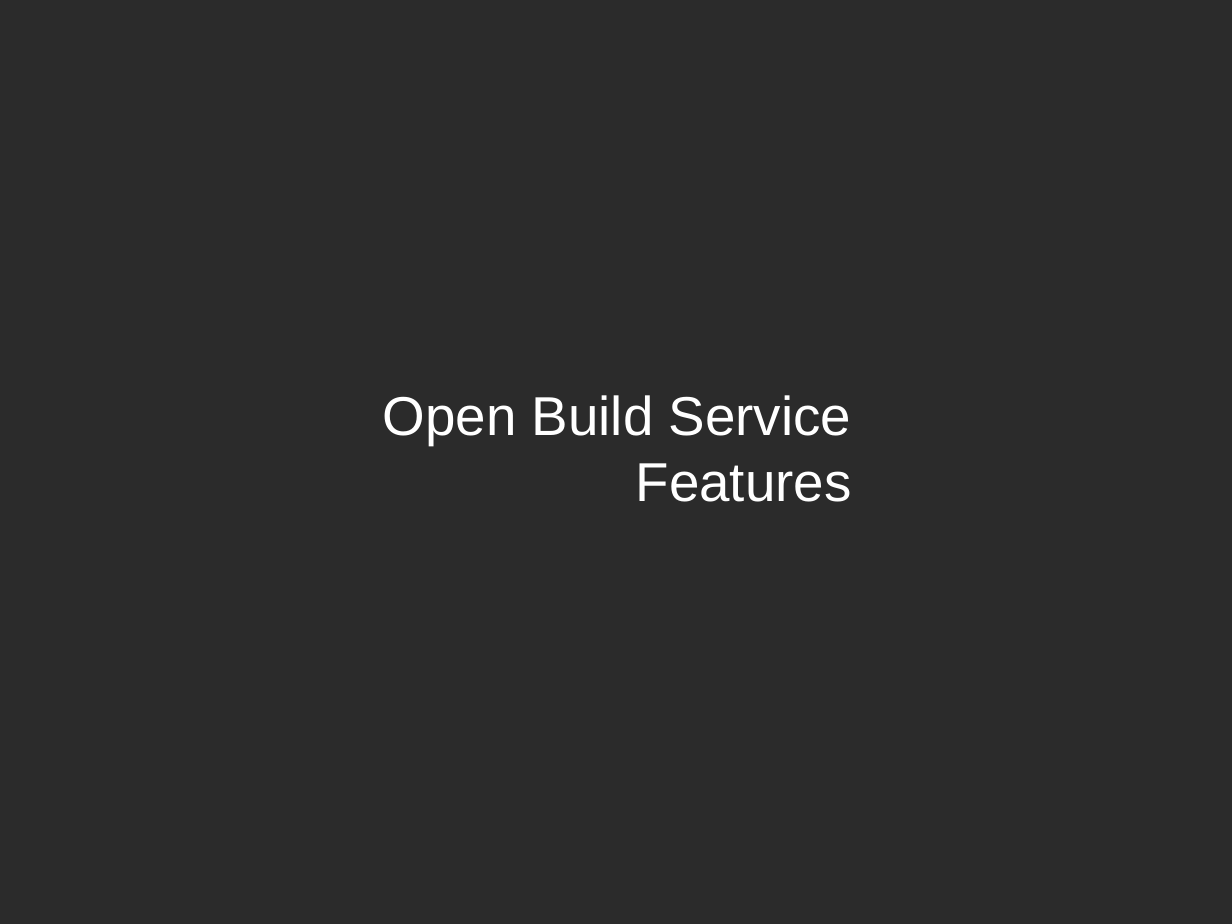
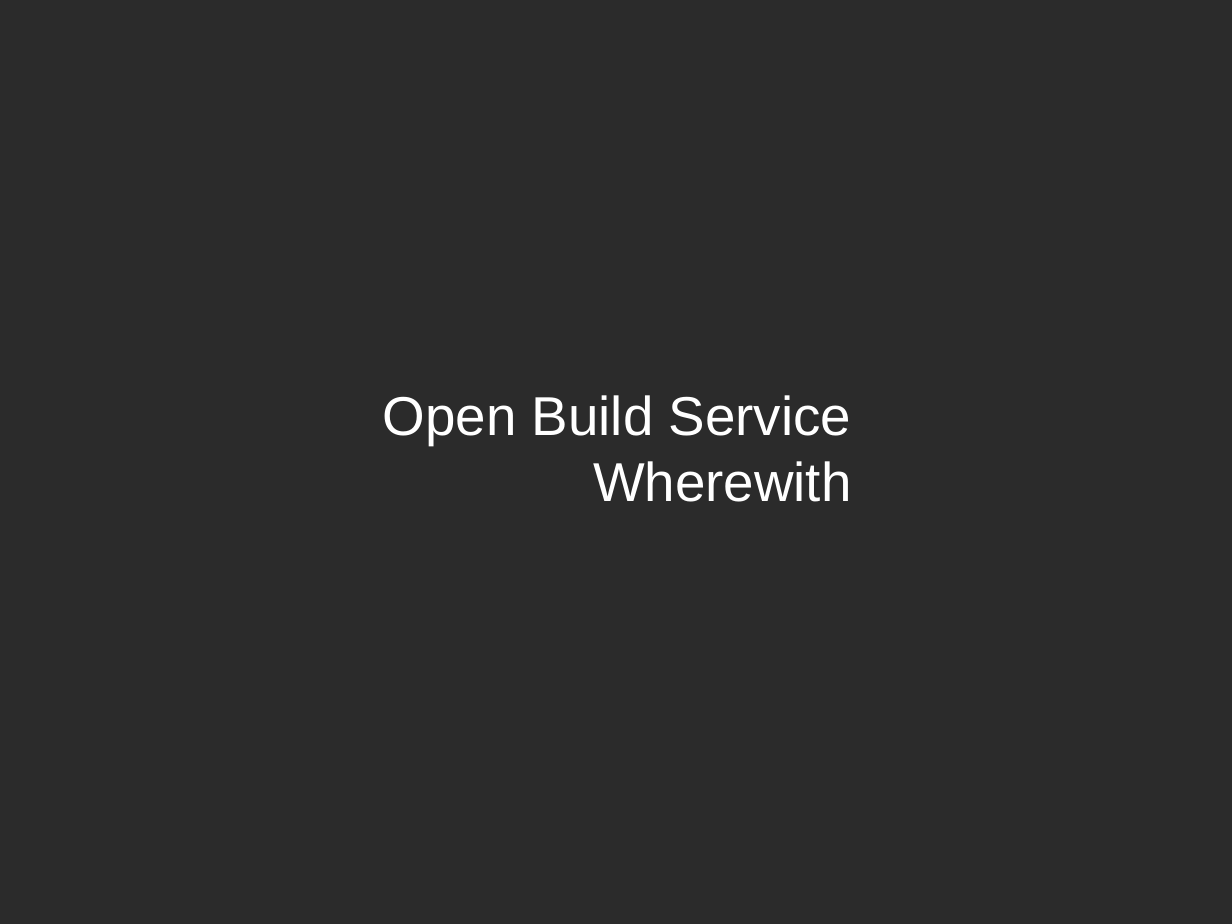
Before and after one commit to openSUSE/obs-landing, a slide deck: slide 20 of files/talks/OBS-Facts-Features-Future.odp (slide 18 before the commit). Drawn at 1232x924 pixels with LibreOffice and Linux fonts; fonts in the diff are those of the drawing; background and template pictures are left out; a plain dark background stands for a picture behind light text. Boxes give left, top, right and bottom in pixels: in the first picture for what was removed or moved away, otherwise in the second. Text is boxed around its words. In the diff, an @@ line names an element or a change of style, - is before the commit and + after.

```diff
--- a/files/talks/OBS-Facts-Features-Future.odp
+++ b/files/talks/OBS-Facts-Features-Future.odp
@@ title at (x1=383, y1=395, x2=852, y2=502): text changed @@
-Open Build Service
-Features
+Open Build Service
+Wherewith
```
Also in this commit, not shown: 12 other slides changed, 5 slides added, 4 slides removed, 1 other file.
